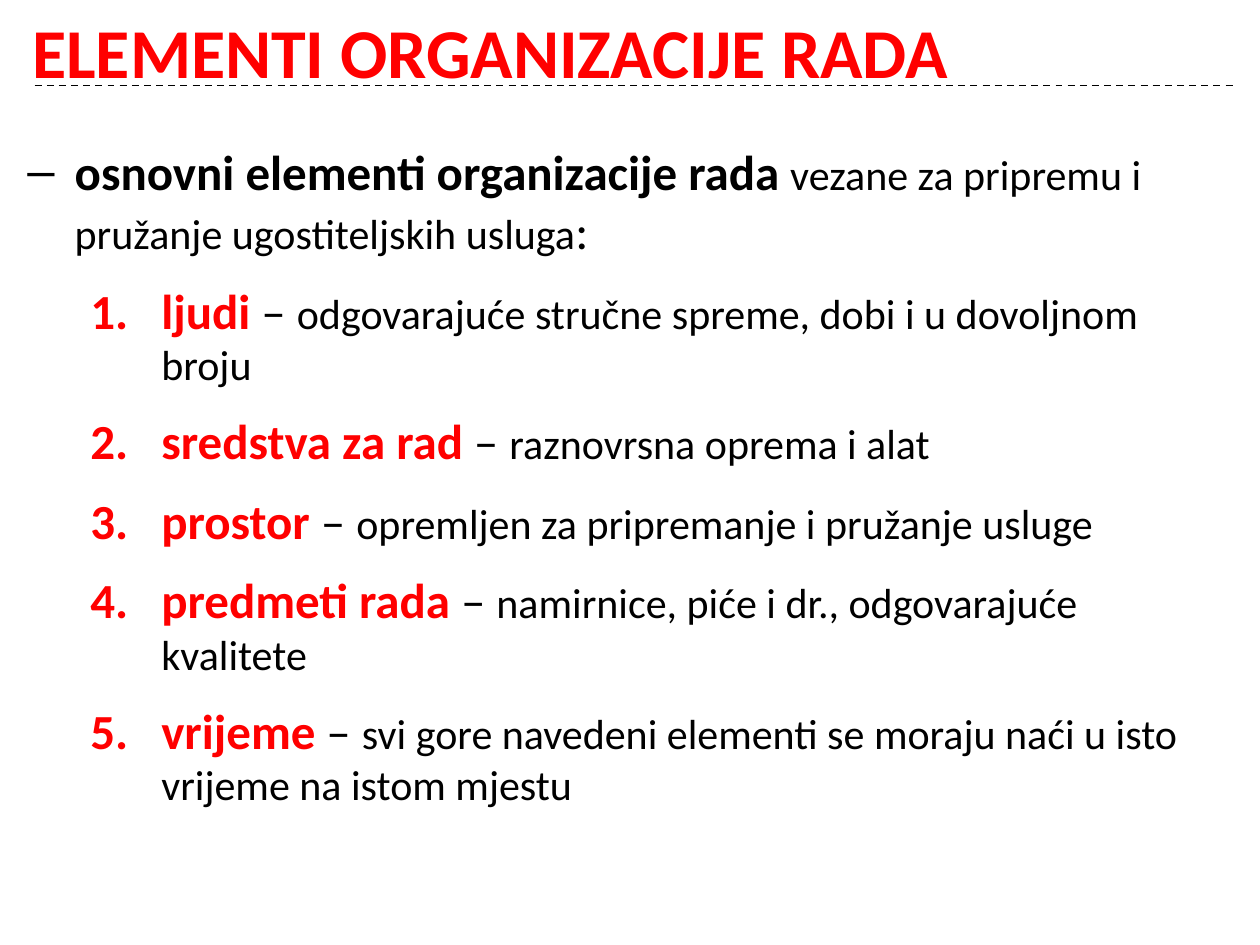
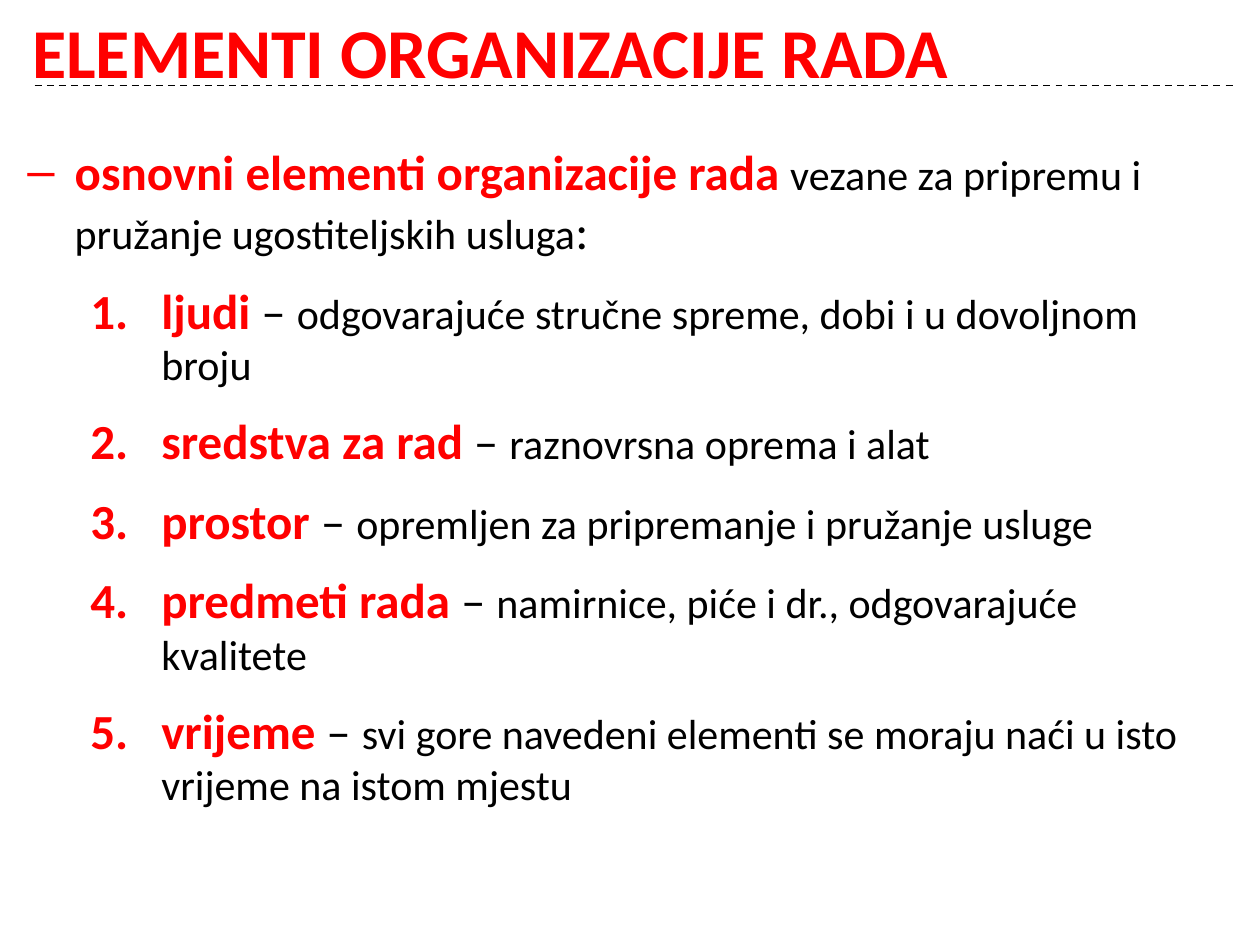
Before and after one commit to cornx/print, a slide deck: slide 6 of data/organizacija/001_Organizacija_uvod.pptx. Drawn at 1260x945 pixels with LibreOffice and Linux fonts; fonts in the diff are those of the drawing. Boxes give left, top, right and bottom in pixels: in the first picture for what was removed or moved away, otherwise in the second. Text is boxed around its words. In the diff, an @@ line names an element or a change of style, - is before the commit and + after.

```diff
--- a/data/organizacija/001_Organizacija_uvod.pptx
+++ b/data/organizacija/001_Organizacija_uvod.pptx
@@ text at <box>75,155,1142,257</box>: text colour #000000 to #FF0000 in "osnovni elementi organizacije rada" @@
```
Also in this commit, not shown: 4 other slides changed.
